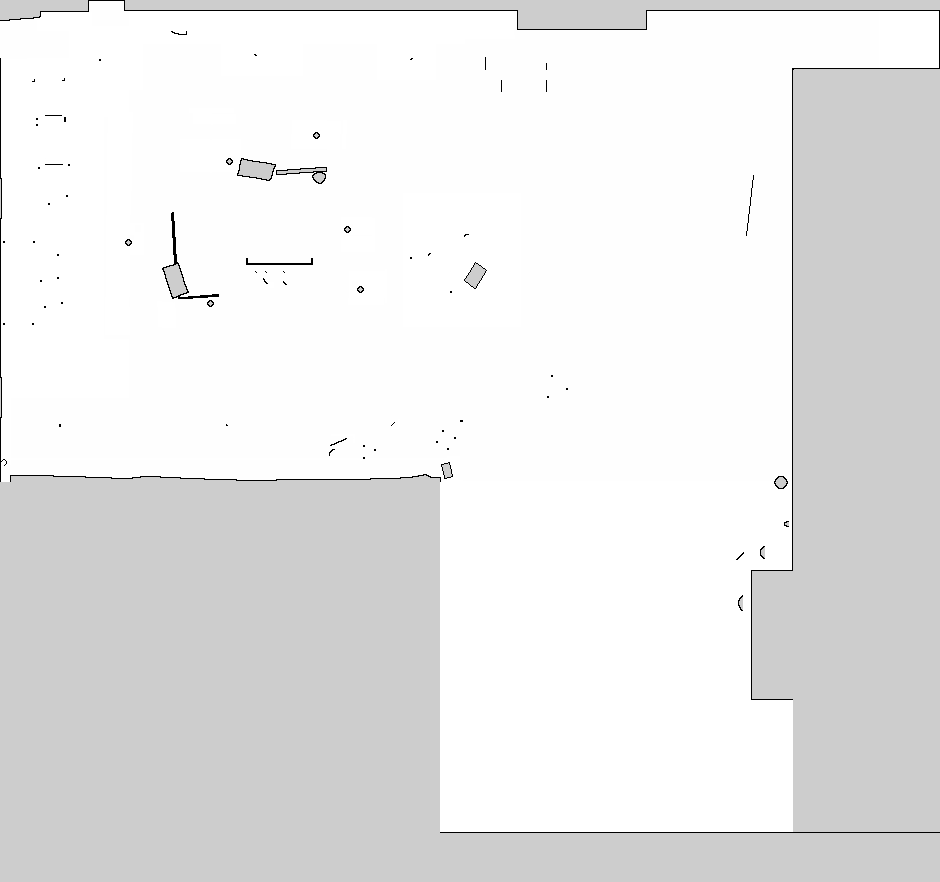
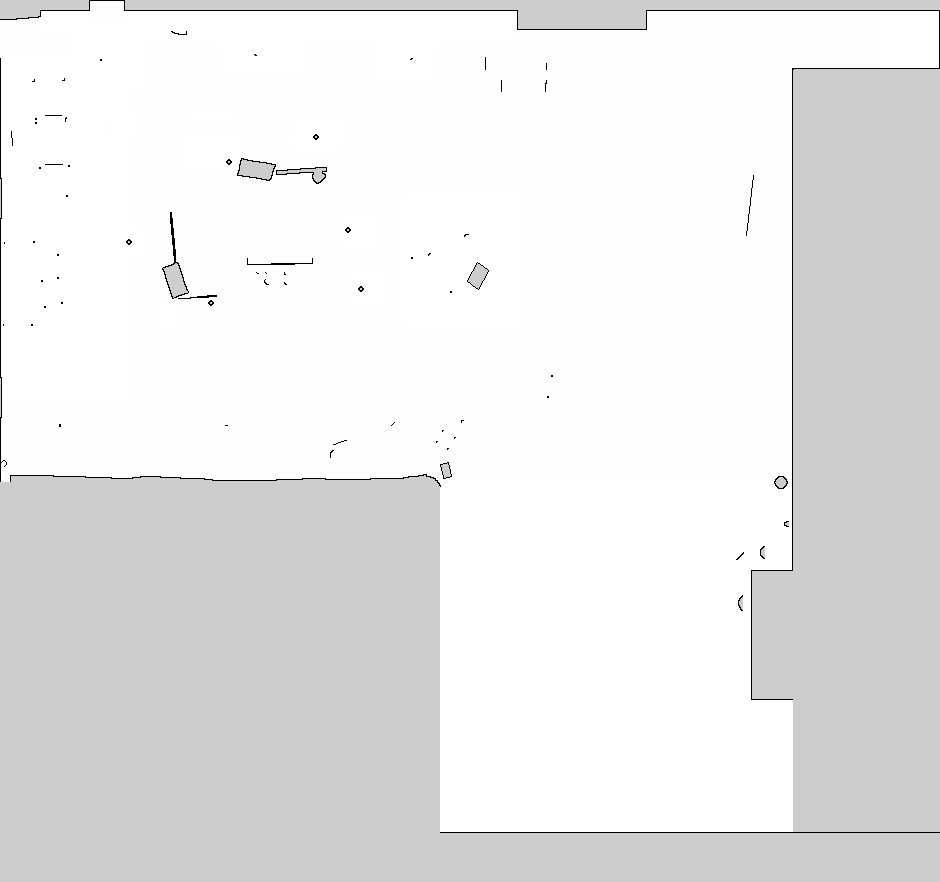
Layered file, before and after one edit (940x882). Changes by layer:
added layer "map_corrected_detailed" above "map_corrected" over (x1=0, y1=0, x2=568, y2=487)
hid "map_corrected", painted on it over (x1=0, y1=0, x2=568, y2=487)
